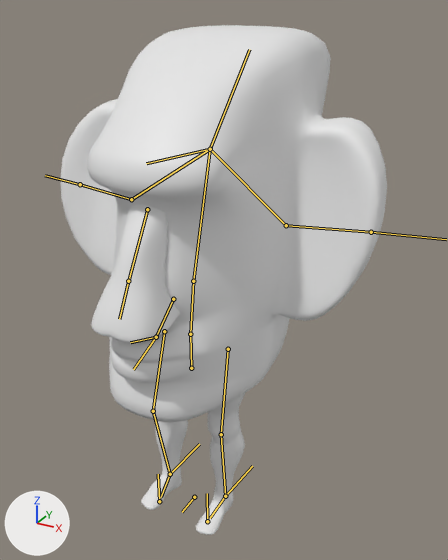
An edit to the Blender file RawFiles/Moai_Character_Model_rig.blend, drawn before and after from the same camera.
The view is the same before and after, from a 50 mm camera at (7.39, -11.7, 12.84) aimed at (0.4, 1.01, 6.48). The axes (+X, +Y, +Z) are drawn at lower left. The lights are the same throughout. The bones that bend it are drawn over the model as lines.

In view in the first picture: 'Head', 'LeftLeg', 'Nose', 'RightLeg'.
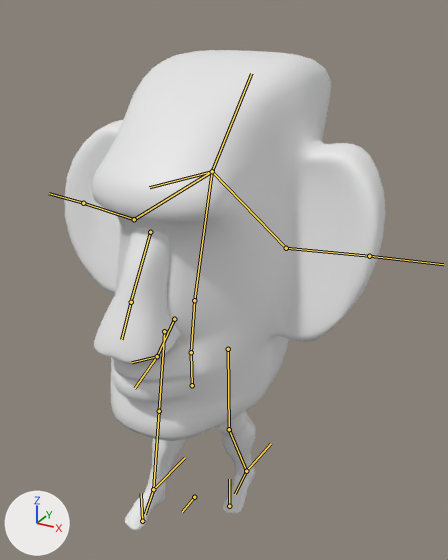
The newer file adds an action. The first version stands in its rest pose; the second is drawn at frame 13 of the action 'Slow_Walk'.

The edits, one by one:
Bone 'Spine' (bone_spine) moves from (0.0, 0.0, 0.0) to (0.0, -0.53, 0.0).
Bone 'LowerHead' (bone_lowerhead) turns from (0, 0, 0) to (-1, 0, 0) degrees about its own x, y and z.
Bone 'LegIKLeft' (bone_legikleft) moves from (0.0, 0.0, 0.0) to (0.08, 1.01, 0.22).
Bone 'FootLeftIKUP' (bone_footleftikup) moves from (0.0, 0.0, 0.0) to (0.0, -0.42, 0.0).
Bone 'LegIKRight' (bone_legikright) moves from (0.0, 0.0, 0.0) to (-0.04, -0.72, -0.01).
Bone 'FootRight.001' (bone_footright_001) moves from (0.0, 0.0, 0.0) to (0.0, -0.11, 0.0).

Pixel boxes (x1, y1, x2, y2) of what changed, in the pictures (448 x 560 px):
'Head', posed
    before: (60, 25, 387, 422)
    after: (64, 50, 385, 441)
'Nose', posed
    before: (91, 205, 180, 343)
    after: (94, 228, 181, 363)
'LeftLeg', posed
    before: (196, 392, 246, 535)
    after: (217, 411, 256, 514)
'RightLeg', posed (29% wider)
    before: (141, 420, 188, 510)
    after: (125, 438, 186, 531)
bone 'Spine', root to tip
    before: (191, 368) to (190, 334)
    after: (192, 385) to (191, 352)
bone 'LowerHead', root to tip
    before: (190, 334) to (193, 281)
    after: (191, 352) to (194, 300)
bone 'LegIKLeft', root to tip
    before: (225, 496) to (252, 466)
    after: (246, 471) to (271, 443)
bone 'FootLeftIKUP', root to tip
    before: (207, 521) to (207, 493)
    after: (229, 506) to (229, 479)
bone 'LegIKRight', root to tip
    before: (170, 474) to (199, 444)
    after: (153, 489) to (185, 457)
bone 'FootRight.001', root to tip
    before: (159, 501) to (158, 474)
    after: (142, 521) to (141, 493)
